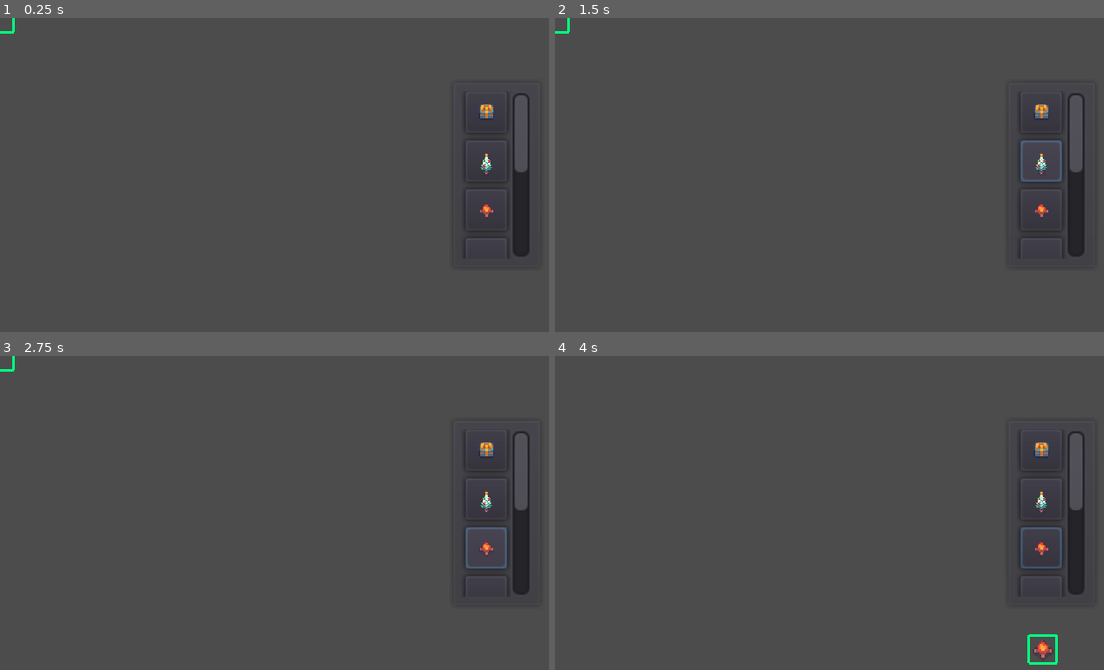
Above: before the commit, frames 1-4 (two rows, left to right).
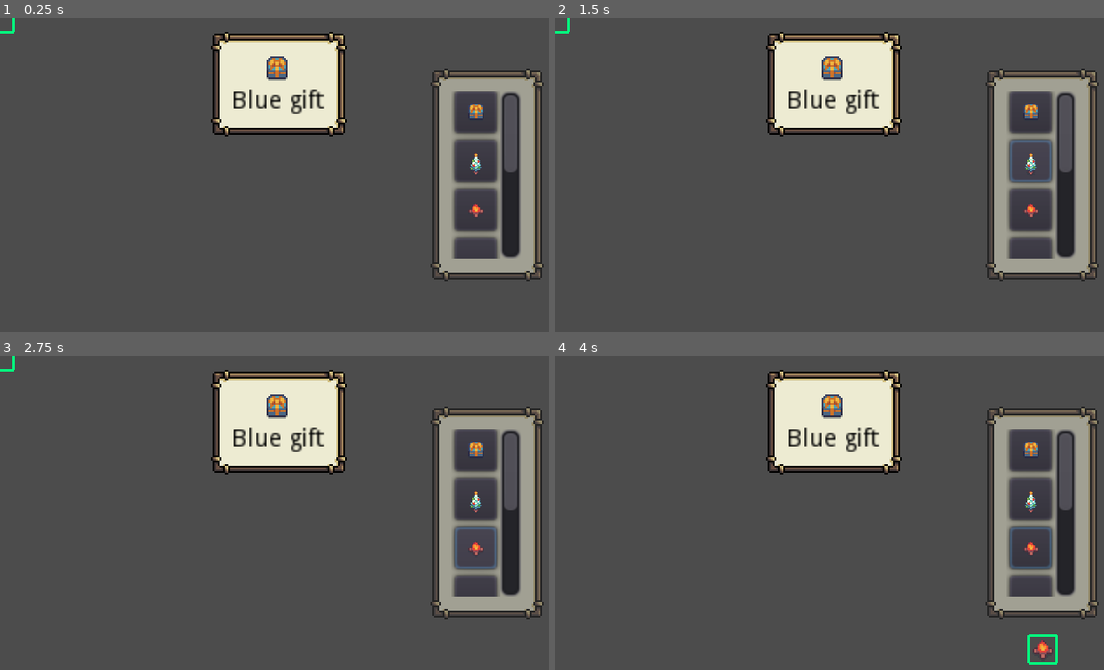
Above: after the commit, the same moments.

Repository: IvessJohn/godot-SantasPresentFactory
Game: Godot game, scene res://source/level/TestLevel.tscn
The game is run twice, just before and just after one commit, with the same random seed, the same clock (stepped at 60 frames per second) and the same inputs.
Inputs (mouse positions are in pixels of both pictures, inside the frame that each line leads up to; where the layout moved, square brackets give the same spot in the first picture):
- Up to frame 1 (0.25 s): no input
- Up to frame 2 (1.5 s): click (1032, 112) [1043, 112] at 0.5 s; click (1032, 162) [1043, 162] at 1.25 s
- Up to frame 3 (2.75 s): click (477, 547) [488, 547] at 2 s
- Up to frame 4 (4 s): click (1032, 597) [1043, 597] at 2.75 s; click (1032, 644) [1043, 644] at 3.5 s

The runs differ from the first frame. In frame 1, 16% of the frame differs, in the area x 38-100%, y 4-84%; in frame 2, 16%; in frame 3, 16%; in frame 4, 16%.

Commit message:
Added SFXPlayer

Diff:
--- a/project.godot
+++ b/project.godot
@@ -45,6 +45,11 @@
 "path": "res://source/resources/PropIDResource.gd"
 }, {
 "base": "Node",
+"class": "SFXPlayerClass",
+"language": "GDScript",
+"path": "res://source/scripts/SFXPlayer.gd"
+}, {
+"base": "Node",
 "class": "StateMachine",
 "language": "GDScript",
 "path": "res://source/scripts/StateMachine.gd"
@@ -72,6 +77,7 @@
 "PlaceableProp": "",
 "Player": "",
 "PropIDResource": "",
+"SFXPlayerClass": "",
 "StateMachine": "",
 "TileButton": "",
 "TileVerticalList": "",
@@ -83,6 +89,10 @@
 config/name="Santa's Village Builder"
 run/main_scene="res://source/level/TestLevel.tscn"
 config/icon="res://icon.png"
+
+[autoload]
+
+SfxPlayer="*res://source/scripts/SFXPlayer.tscn"
 
 [display]
 
--- a/source/UI/LevelUI.tscn
+++ b/source/UI/LevelUI.tscn
@@ -6,6 +6,8 @@
 [ext_resource path="res://source/UI/ui_resources/Panel9Frame.tres" type="StyleBox" id=4]
 [ext_resource path="res://source/UI/TileVerticalList.gd" type="Script" id=5]
 [ext_resource path="res://source/resources/PlaceableObjects/Bonfire.tres" type="Resource" id=6]
+[ext_resource path="res://source/UI/ui_resources/defaultTheme.tres" type="Theme" id=7]
+[ext_resource path="res://assets/art/Fantasy RPG snow pack/Objects/100%/Gift_blue_1.png" type="Texture" id=8]
 
 [node name="LevelUI" type="Control"]
 anchor_right = 1.0
@@ -40,23 +42,59 @@
 mouse_filter = 2
 custom_styles/panel = ExtResource( 4 )
 
+[node name="SelectedItem" type="PanelContainer" parent="MarginContainer"]
+margin_left = 121.0
+margin_top = 8.0
+margin_right = 199.0
+margin_bottom = 68.0
+mouse_filter = 2
+size_flags_horizontal = 4
+size_flags_vertical = 0
+theme = ExtResource( 7 )
+
+[node name="VBoxContainer" type="VBoxContainer" parent="MarginContainer/SelectedItem"]
+margin_left = 12.0
+margin_top = 13.0
+margin_right = 65.0
+margin_bottom = 47.0
+size_flags_horizontal = 4
+size_flags_vertical = 0
+
+[node name="ItemIcon" type="TextureRect" parent="MarginContainer/SelectedItem/VBoxContainer"]
+margin_left = 18.0
+margin_right = 34.0
+margin_bottom = 16.0
+rect_min_size = Vector2( 12, 12 )
+size_flags_horizontal = 4
+size_flags_vertical = 4
+texture = ExtResource( 8 )
+stretch_mode = 6
+
+[node name="itemLabel" type="Label" parent="MarginContainer/SelectedItem/VBoxContainer"]
+margin_top = 20.0
+margin_right = 53.0
+margin_bottom = 34.0
+custom_colors/font_color = Color( 0, 0, 0, 1 )
+text = "Blue gift"
+
 [node name="TileContainer" type="PanelContainer" parent="MarginContainer"]
 self_modulate = Color( 1, 1, 1, 0.52549 )
-margin_left = 258.0
-margin_top = 35.0
+margin_left = 247.0
+margin_top = 29.0
 margin_right = 312.0
-margin_bottom = 145.0
+margin_bottom = 151.0
 grow_horizontal = 0
 grow_vertical = 2
 rect_min_size = Vector2( 18, 18 )
 size_flags_horizontal = 8
 size_flags_vertical = 4
+theme = ExtResource( 7 )
 
 [node name="ScrollContainer" type="ScrollContainer" parent="MarginContainer/TileContainer"]
-margin_left = 7.0
-margin_top = 7.0
-margin_right = 47.0
-margin_bottom = 103.0
+margin_left = 12.0
+margin_top = 13.0
+margin_right = 52.0
+margin_bottom = 109.0
 rect_min_size = Vector2( 40, 96 )
 scroll_horizontal_enabled = false
 
--- a/source/UI/ui_resources/defaultTheme.tres
+++ b/source/UI/ui_resources/defaultTheme.tres
@@ -1,6 +1,7 @@
-[gd_resource type="Theme" load_steps=3 format=2]
+[gd_resource type="Theme" load_steps=4 format=2]
 
 [ext_resource path="res://assets/art/UI/NinePatchMedium.png" type="Texture" id=1]
+[ext_resource path="res://source/UI/ui_resources/Panel9Frame.tres" type="StyleBox" id=2]
 
 [sub_resource type="StyleBoxTexture" id=1]
 texture = ExtResource( 1 )
@@ -12,3 +13,4 @@
 
 [resource]
 Panel/styles/panel = SubResource( 1 )
+PanelContainer/styles/panel = ExtResource( 2 )
--- /dev/null
+++ b/source/scripts/SFXPlayer.gd
@@ -0,0 +1,18 @@
+extends Node
+class_name SFXPlayerClass
+
+
+func play_sfx(sound: AudioStream, parent: Node = get_tree().current_scene,
+		pitch_range: Vector2 = Vector2(1.0,1.0), volume_db: float = 1.0,
+		pause_behavior = PAUSE_MODE_INHERIT):
+	if sound != null and parent != null:
+		var stream_player = AudioStreamPlayer.new()
+
+		stream_player.stream = sound
+		stream_player.connect("finished", stream_player, "queue_free")
+		stream_player.pitch_scale = rand_range(pitch_range.x, pitch_range.y)
+		stream_player.volume_db = volume_db
+		stream_player.pause_mode = pause_behavior
+
+		parent.add_child(stream_player)
+		stream_player.play()
--- /dev/null
+++ b/source/scripts/SFXPlayer.tscn
@@ -0,0 +1,6 @@
+[gd_scene load_steps=2 format=2]
+
+[ext_resource path="res://source/scripts/SFXPlayer.gd" type="Script" id=1]
+
+[node name="SFXPlayer" type="Node"]
+script = ExtResource( 1 )
Not shown: 1 places in source/UI/LevelUI.tscn that only renumber resources
